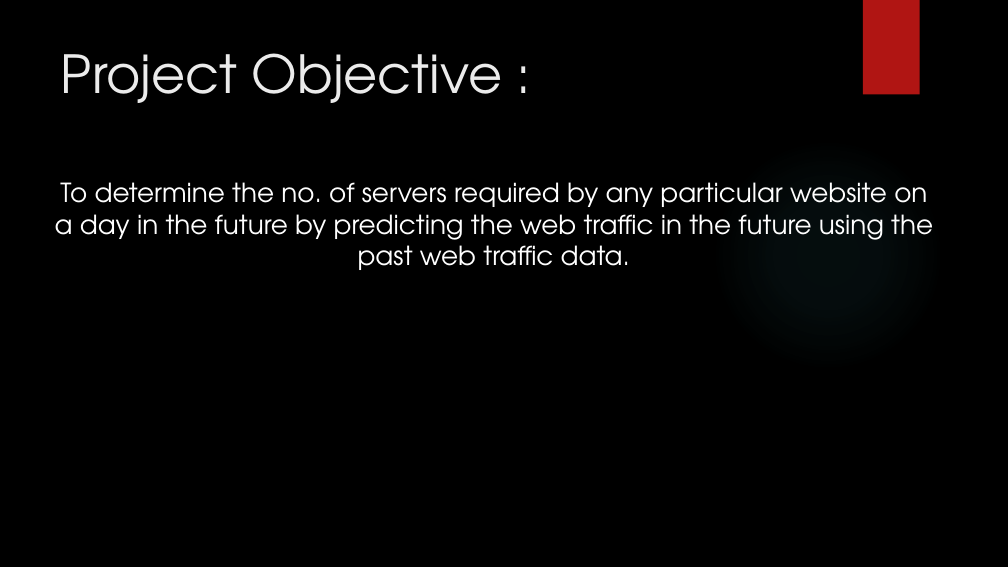
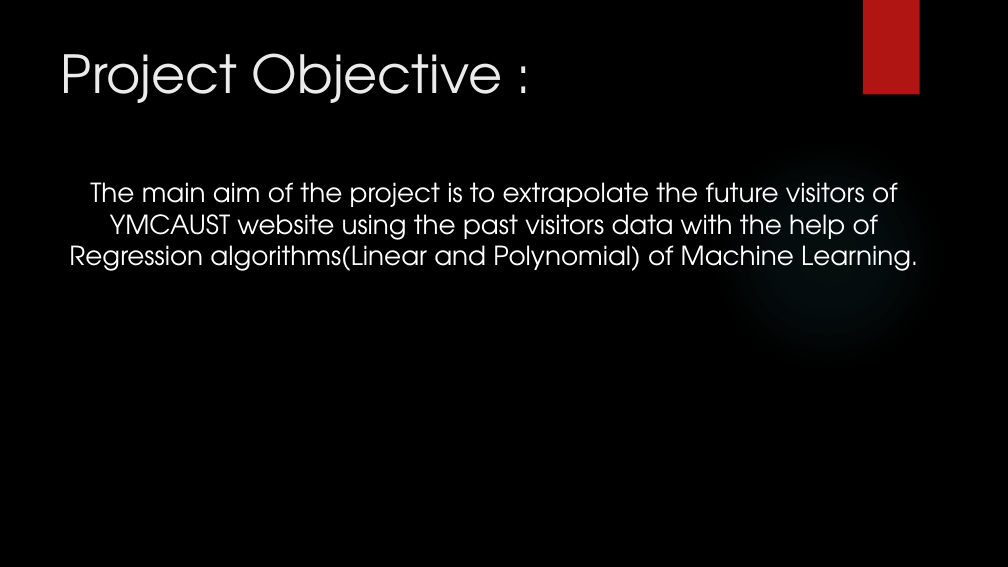
Before and after one commit to vikas-rathee/Web-Traffic-Analysis, a slide deck: slide 2 of Minor Project.pptx. Drawn at 1008x567 pixels with LibreOffice and Linux fonts; fonts in the diff are those of the drawing; background and template pictures are left out. Boxes give left, top, right and bottom in pixels: in the first picture for what was removed or moved away, otherwise in the second. Text is boxed around its words. In the diff, an @@ line names an element or a change of style, - is before the commit and + after.

```diff
--- a/Minor Project.pptx
+++ b/Minor Project.pptx
@@ text at (x1=69, y1=182, x2=918, y2=271): text changed @@
-To determine the no. of servers required by any particular website on a day in the future by predicting the web traffic in the future using the past web traffic data.
+The main aim of the project is to extrapolate the future visitors of YMCAUST website using the past visitors data with the help of Regression algorithms(Linear and Polynomial) of Machine Learning.
```
Also in this commit, not shown: 9 other slides changed.
